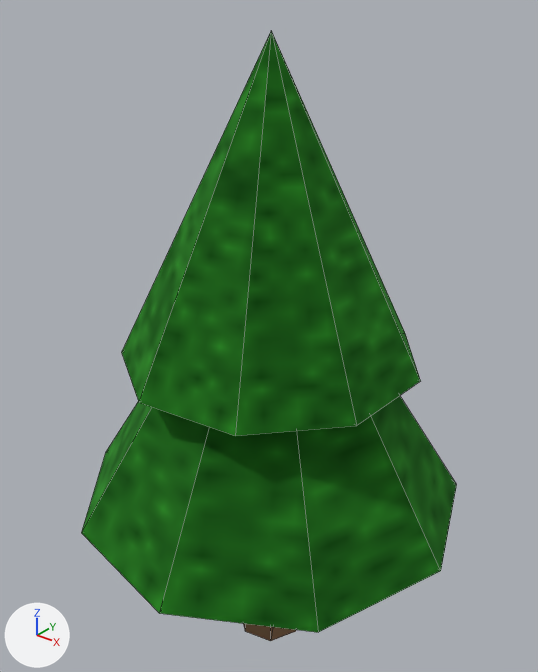
Two versions of the glTF model examples/oberon/lagoon/models/tree.glb, one commit apart.
Both versions are drawn from a 50 mm lens placed at (1.52, -1.9, 2.55), pointed at (-0.04, 0.04, 1.35). The lights are fixed; the arrows at lower left show +X, +Y and +Z. The first picture is the older version. Mesh edges are drawn as thin lines.

The older version as bpy lines, for what is in view:
```python
mat_leaves = principled_material('Leaves')
mat_leaves.texture = img_image_0
mat_leaves.metallic = 1.0
mat_leaves.roughness = 1.0
me_tree = bpy.data.meshes.new('Tree')
me_tree.from_pydata(...)  # 36 vertices, 50 faces; spans x -0.7..0.75, y -0.74..0.74, z 0.0..2.4
# faces by material slot: [14, 36]
me_tree.materials.append(mat_bark)  # beige #ad8e6f
me_tree.materials.append(mat_leaves)  # picture img_image_0
ob_tree = bpy.data.objects.new('Tree', me_tree)
ob_tree.location = (0.0, 0.0, 0.0)
```
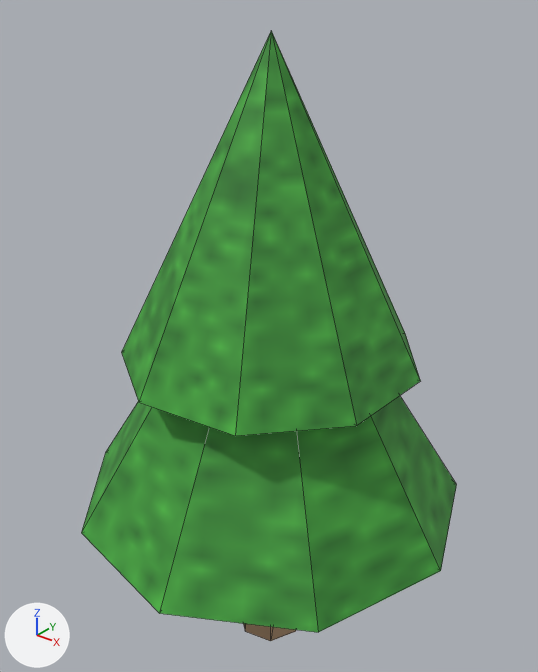
Edits to the bpy script that builds the scene:
```text
Change mat_leaves:
    mat_leaves.metallic: 1.0 -> 0.0
    mat_leaves.roughness: 1.0 -> 0.7
```

Pixel boxes [x1, y1, x2, y2] of what changed, in the pictures (538 x 672 px):
'Tree', surface changed (lighter)
    both: [81, 31, 457, 641]
